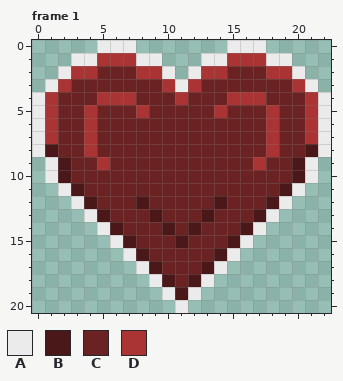
File history of a pixel-art file, Assets/Art/heart.aseprite. The picture above was drawn from the file before the commit.
23x21 pixels, 2 frames. Shown: frame 1. The commit also changed other frames, which this record leaves out.
Palette (. is transparent): A #ebebeb  B #4a1818  C #6b2222  D #aa3333
Pixels before, frame 1, first column x 0:
 0 .....AAA.......AAA.....
 1 ...AADDDAA...AADDDAA...
 2 ..ADDCCCDDA.ADDCCCDDA..
 3 .ADCCCCCCCDADCCCCCCCDA.
 4 ADCCCDDDCCCDCCCDDDCCCDA
 5 ADCCDCCCDCCCCCDCCCDCCDA
 6 ADCCDCCCCCCCCCCCCCDCCDA
 7 ADCCDCCCCCCCCCCCCCDCCDA
 8 ABCCDCCCCCCCCCCCCCDCCBA
 9 .ABCCDCCCCCCCCCCCDCCBA.
10 .ABCCCCCCCCCCCCCCCCCBA.
11 ..ABCCCCCCCCCCCCCCCBA..
12 ...ABCCCBCCCCCBCCCBA...
13 ....ABCCCBCCCBCCCBA....
14 .....ABCCCBCBCCCBA.....
15 ......ABCCCBCCCBA......
16 .......ABCCCCCBA.......
17 ........ABCCCBA........
18 .........ABCBA.........
19 ..........ABA..........
20 ...........A...........
New version:
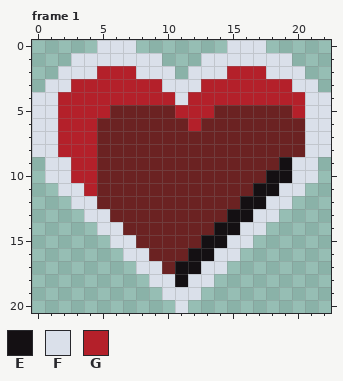
Colours new in this view: E #141013  F #dae0ea  G #b4202a
The exact change:
Changed rows in their new state; - is an unchanged pixel.
Frame 1:
first column x 0:
 0 -----FFF-------FFF-----
 1 ---FFFFFFF---FFFFFFF---
 2 --FFFGGGFFF-FFFGGGFFF--
 3 -FFGGGGGGGFFFGGGGGGGFF-
 4 FFGGGGGGGGGFGGGGGGGGGFF
 5 FFGGGG--C--GGGC---C-GFF
 6 FFGGG-------G-----C--FF
 7 FFGGG-------------C--FF
 8 FFGGG-------------C--FF
 9 -FFGGC-----------C-EFF-
10 -FFGG-------------EEFF-
11 --FFG------------EEFF--
12 ---FF---C-----C-EEFF---
13 ----FF---C---C-EEFF----
14 -----FF---C-C-EEFF-----
15 ------FF---C-EEFF------
16 -------FF---EEFF-------
17 --------FF-EEFF--------
18 ---------FFEFF---------
19 ----------FFF----------
20 -----------F-----------
Changed places in both pictures, as pixel boxes (x1, y1, x2, y2):
changed: (32, 40, 331, 313)
